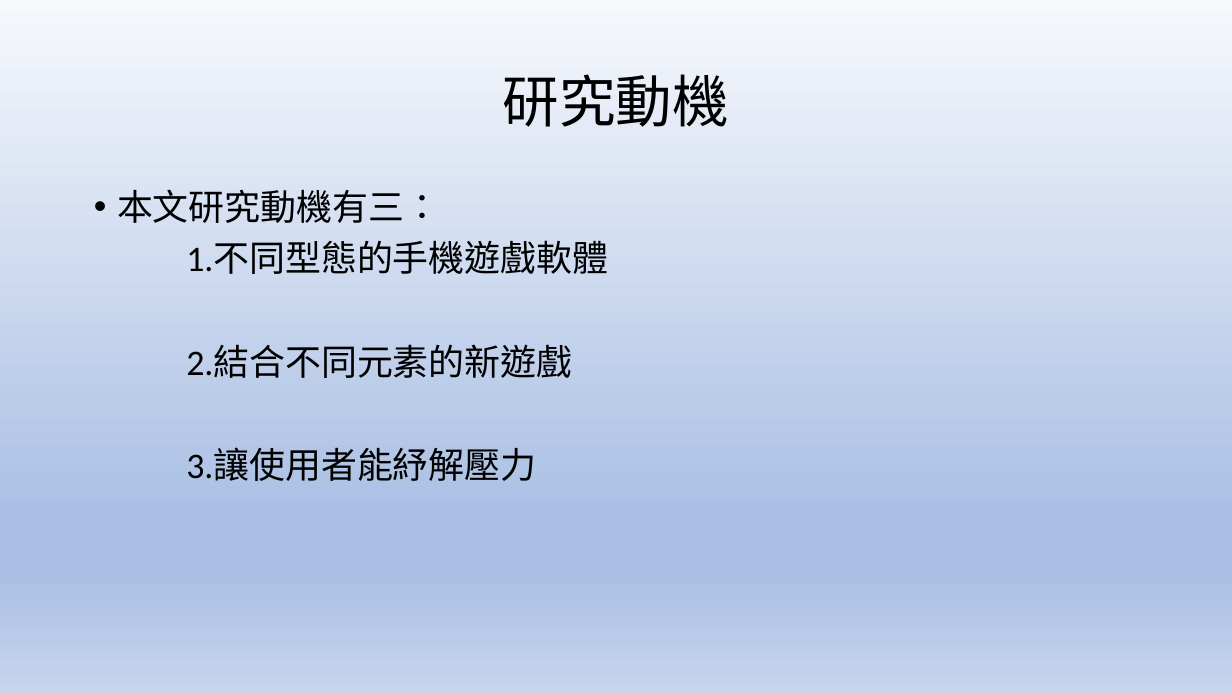
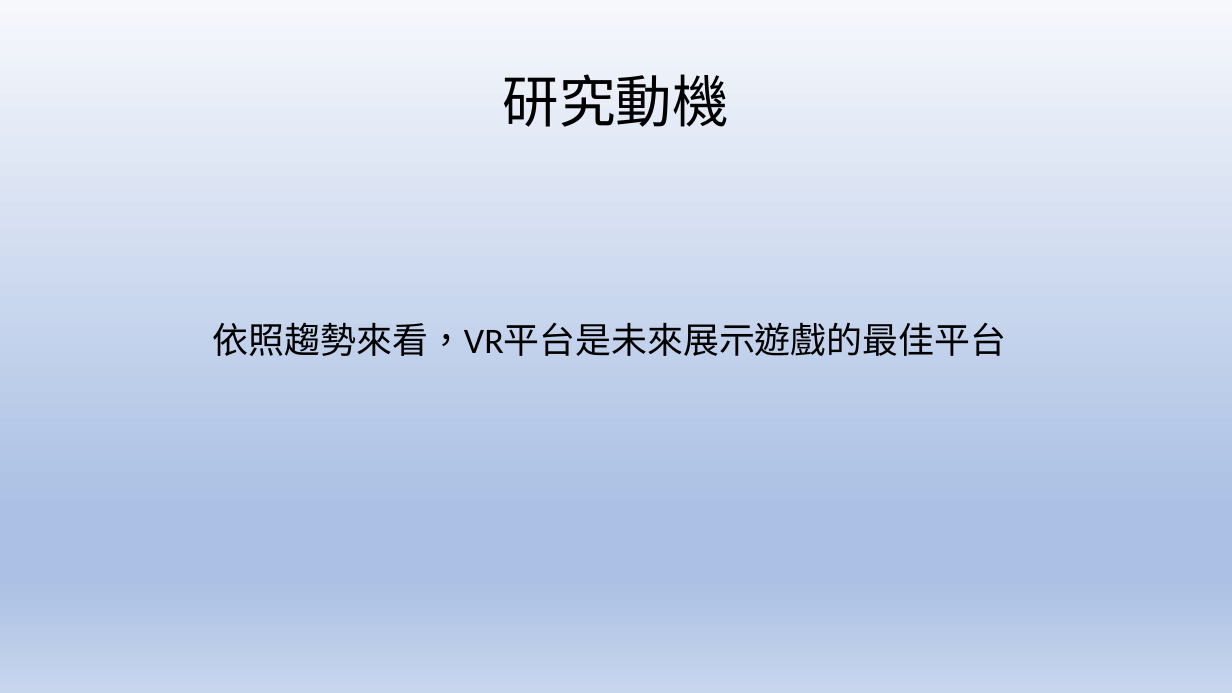
Before and after one commit to kewen0604/107_SE_Team2, a slide deck: slide 4 of 軟體工程期末專題報告.pptx. Drawn at 1232x693 pixels with LibreOffice and Linux fonts; fonts in the diff are those of the drawing. Boxes give left, top, right and bottom in pixels: in the first picture for what was removed or moved away, otherwise in the second. Text is boxed around its words. In the diff, an @@ line names an element or a change of style, - is before the commit and + after.

```diff
--- a/軟體工程期末專題報告.pptx
+++ b/軟體工程期末專題報告.pptx
@@ text at <box>213,322,1006,356</box>: text changed @@
-• 本文研究動機有三：
-1.不同型態的手機遊戲軟體
-2.結合不同元素的新遊戲
-3.讓使用者能紓解壓力
+依照趨勢來看，VR平台是未來展示遊戲的最佳平台
```
Also in this commit, not shown: 3 other slides changed, 1 slide added, 1 slide removed, 3 other files.
